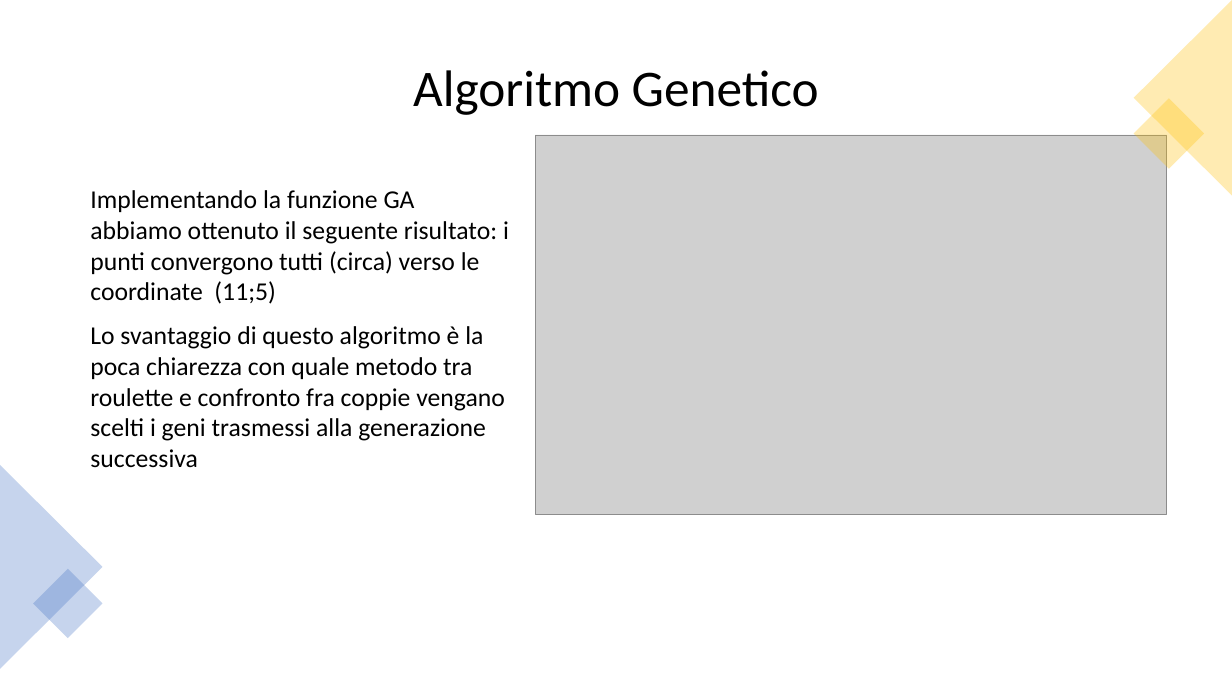
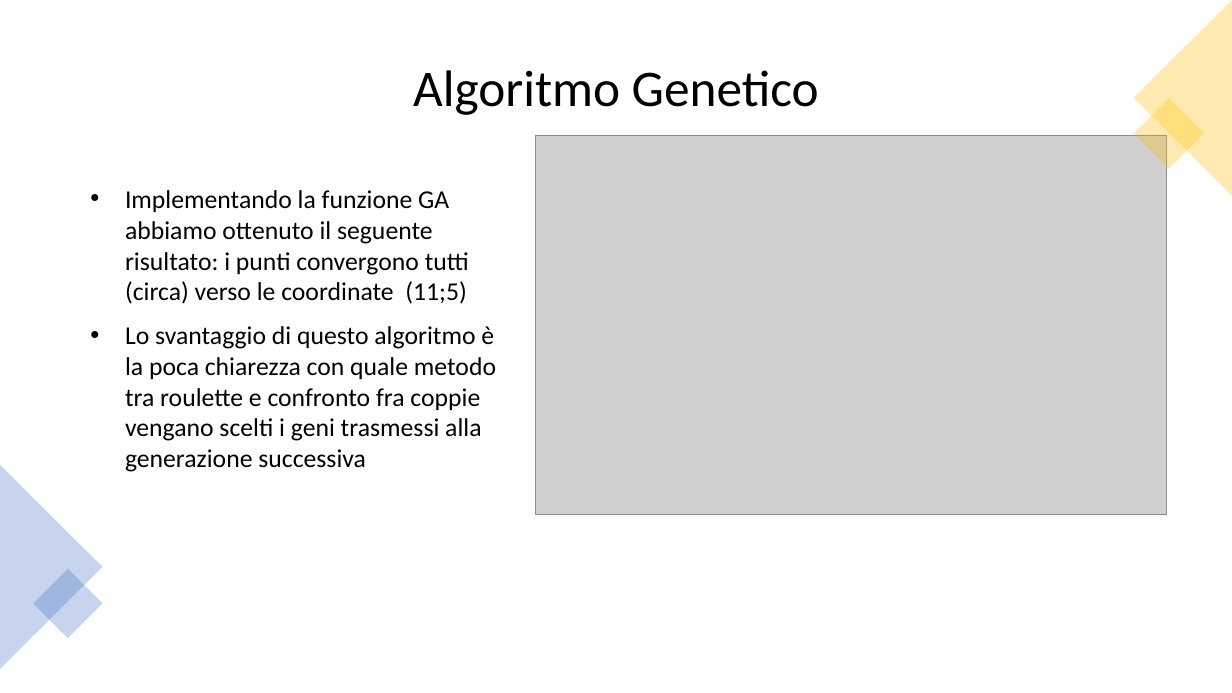
Before and after one commit to af20/mds_decision_making, a slide deck: slide 11 of R/Decision Making slides.pptx. Drawn at 1232x693 pixels with LibreOffice and Linux fonts; fonts in the diff are those of the drawing; grey boxes stand for pictures. Boxes give left, top, right and bottom in pixels: in the first picture for what was removed or moved away, otherwise in the second. Text is boxed around its words. In the diff, an @@ line names an element or a change of style, - is before the commit and + after.

```diff
--- a/R/Decision Making slides.pptx
+++ b/R/Decision Making slides.pptx
@@ text "Implementando la funzione GA abbiamo ..." at [125,190,496,472]: bullet none to • @@
```
Also in this commit, not shown: 4 other slides changed.
